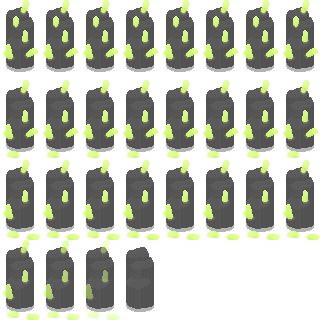
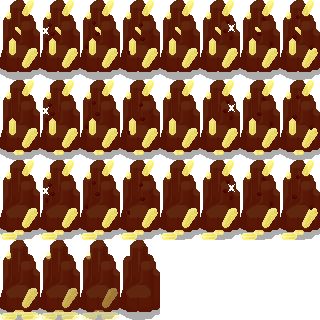
Layered file, before and after one edit (320 × 320). Changes by layer:
showed group "rock 01 #1" (7 layers) over bbox(0, 0, 320, 320)
showed "hit 01" over bbox(42, 15, 313, 215)
added layer "citrine" in group "rock 01 #1" over bbox(0, 0, 318, 320)
hid group "rock 03 #1" (3 layers) over bbox(3, 0, 320, 320)
